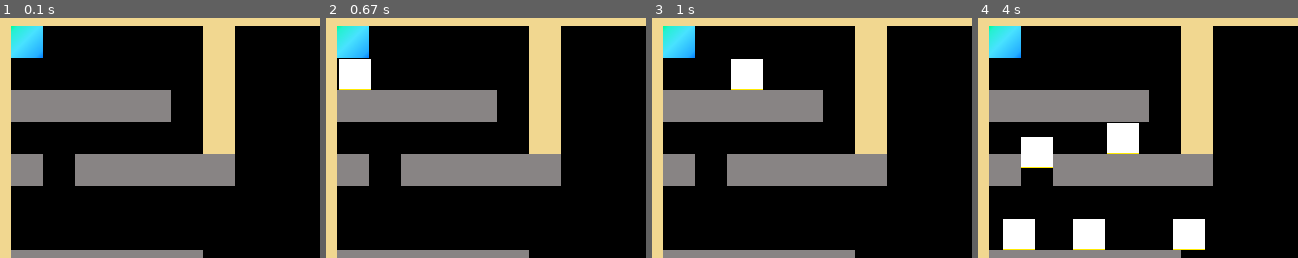
Above: before the commit, frames 1-4 (left to right).
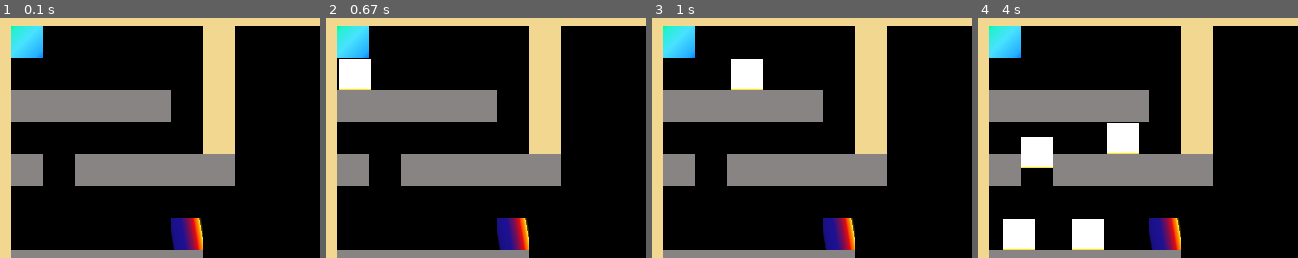
Above: after the commit, the same moments.

Repository: tmakowski/lemmings
Game: pygame game, started from pygame_test.py
The game is run twice, just before and just after one commit, with the same random seed, the same clock (stepped at 60 frames per second) and the same inputs.
Inputs:
- Up to frame 1 (0.1 s): no input
- Up to frame 2 (0.67 s): no input
- Up to frame 3 (1 s): no input
- Up to frame 4 (4 s): no input
The pictures show only the part of the screen within x 3-53%, y 5-55%; the shares and areas given below are measured in that part.

The runs differ from the first frame. In frame 1, 1.3% of the frame differs, in the area x 53-64%, y 83-97%; in frame 2, 1.3%; in frame 3, 1.3%; in frame 4, 2.4%, in the area x 29-71%, y 83-97%.

Commit message:
exit implementation

Diff:
--- a/classes/lemmings.py
+++ b/classes/lemmings.py
@@ -31,19 +31,20 @@
         # Fall counter
         self.fall = 0
 
-        # Death flag
+        # Death & successful exit flags
         self.dead = 0
+        self.exit = 0
 
         # Speed (added for later use)
         self.speed = LEMMING_DEFAULT_SPEED
 
-    def __del__(self):
+    def __del__(self, img=LEMMING_GRAPHICS_DEAD):
         """
         Lemming destructor... or lemming killer? Whatever. You get the point.
         """
         # Changing image to the dead version
         self.image = pygame.transform.scale(
-                        pygame.image.load(LEMMING_GRAPHICS_DEAD),
+                        pygame.image.load(img),
                         (BLOCK_SIZE, BLOCK_SIZE))
 
         # Stopping the lemming's movement (so that we can display it's dead version for a while)
@@ -111,8 +112,17 @@
             self.dirY = 1
         return self
 
-    def collision_entrance(self, entrance):
+    def collision_entrance(self, entrances):
         pass
+
+    def collision_exit(self, exits):
+        for obj_exit in exits:
+            if (self.rect.colliderect(obj_exit.rect) and
+                    self.rect.left == obj_exit.rect.left and
+                    self.rect.right == obj_exit.rect.right):
+                obj_exit.lemming_exit_number += 1
+                self.exit = 1
+        return self
 
 
 class LemmingStopper (Lemming):
--- a/classes/objects.py
+++ b/classes/objects.py
@@ -2,7 +2,7 @@
 
 from classes.lemmings import Lemming
 from global_variables import BLOCK_SIZE,\
-    OBJECT_GRAPHICS_FLOOR, OBJECT_GRAPHICS_WALL, OBJECT_GRAPHICS_ENTRANCE
+    OBJECT_GRAPHICS_FLOOR, OBJECT_GRAPHICS_WALL, OBJECT_GRAPHICS_ENTRANCE, OBJECT_GRAPHICS_EXIT
 
 
 class Floor:
@@ -46,7 +46,7 @@
     def __init__(self, position_x, position_y, length_x=None, length_y=None):
         """
         Calls the constructor of the parent class (Floor) with an image representing an entrance.
-        Additionally
+        Additionally we set a timer and counter variables used during lemmings' spawning.
         """
         super(self.__class__, self).__init__(position_x, position_y, length_x, length_y, img=OBJECT_GRAPHICS_ENTRANCE)
 
@@ -68,4 +68,14 @@
             self.spawn_counter += 1
             self.spawn_timer = 0
 
-        return self, lemmings
+
+class Exit (Floor):
+    def __init__(self, position_x, position_y, length_x=None, length_y=None):
+        """
+        Calls the constructor of the parent class (Floor) with an image representing an entrance.
+        Additionally we set a counter for how many lemmings made it to that exit
+        """
+        super(self.__class__, self).__init__(position_x, position_y, length_x, length_y, img=OBJECT_GRAPHICS_EXIT)
+
+        # Counts how many lemmings left through that exit
+        self.lemming_exit_number = 0
--- a/global_variables.py
+++ b/global_variables.py
@@ -14,7 +14,11 @@
 LEMMING_GRAPHICS_DEAD = "graphics/lemming_dead.png"
 
 #
-OBJECT_DICT = {"F": "Floor", "W": "Wall", "S": "Entrance"}
+OBJECT_DICT = {"F": "Floor",
+               "W": "Wall",
+               "S": "Entrance",
+               "E": "Exit"}
 OBJECT_GRAPHICS_FLOOR = "graphics/floor.png"
 OBJECT_GRAPHICS_WALL = "graphics/wall.png"
 OBJECT_GRAPHICS_ENTRANCE = "graphics/entrance.png"
+OBJECT_GRAPHICS_EXIT = "graphics/exit.png"
--- a/pygame_test.py
+++ b/pygame_test.py
@@ -3,12 +3,14 @@
 import sys
 import time
 
-from classes.lemmings import Lemming
 from level_generator import generate_level
 from global_variables import BLOCK_SIZE,\
     LEVEL_SIZE, LEVEL_DEATH_FRAMES, LEVEL_FRAME_TIME
 
 
+# Settings
+lemmings_spawn_number = 5                       # setting number of lemmings to spawn
+lemmings_spawn_rate = 100                       # setting number of frames between lemming spawns
 level = [
     "WWWWWWWWWWWWWWWWWWWW",
     "WS     W           W",
@@ -17,7 +19,7 @@
     "W      W           W",
     "WF FFFFF           W",
     "W                  W",
-    "W                  W",
+    "W     E            W",
     "WFFFFFF            W",
     "W                  W",
     "W                  W",
@@ -31,11 +33,8 @@
 pygame.init()
 screen = pygame.display.set_mode(LEVEL_SIZE)    # setting screen of the globally set size
 objects_dictionarized = generate_level(level)   # generating objects based on the level visualization
-lemmings = []
-lemmings_spawn_number = 5
-lemmings_spawn_rate = 100
-# Testing only: initializing objects
-# lemmings = [Lemming(BLOCK_SIZE, BLOCK_SIZE)]
+lemmings = []                                   # initializing a list for lemmings
+dev_timer = 0
 
 while True:
     for event in pygame.event.get():
@@ -63,6 +62,11 @@
         # Colliding the lemming with each type of objects
         lem.collision(objects_dictionarized)
 
+        # Checking if lemming has left via any of the exits
+        if lem.exit == 1:
+            lemmings.remove(lem)
+            continue
+
         # Moving the lemming
         lem.move()
 
@@ -82,3 +86,9 @@
 # System stuff
     # Setting custom pause between frames
     time.sleep(LEVEL_FRAME_TIME)
+
+    dev_timer += 1
+    if lemmings == [] and dev_timer > lemmings_spawn_rate:
+        for obj_exit in objects_dictionarized["Exit"]:
+            print("Uwaga, uwaga, tyle lemingów wyszło:", obj_exit.lemming_exit_number)
+        sys.exit()
Binary file added: graphics/exit.png
